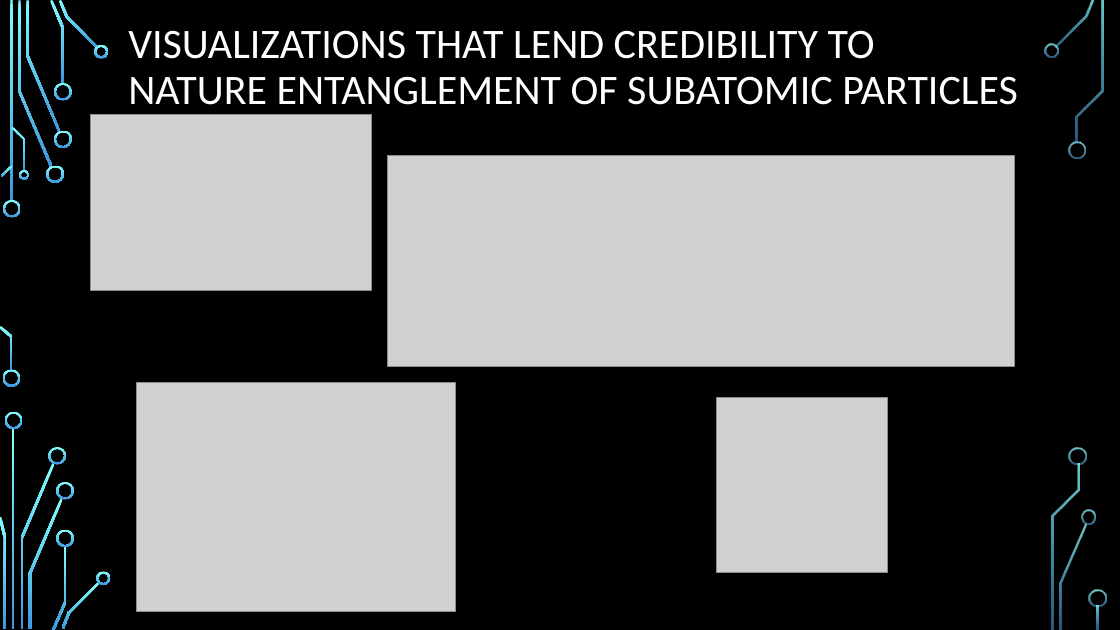
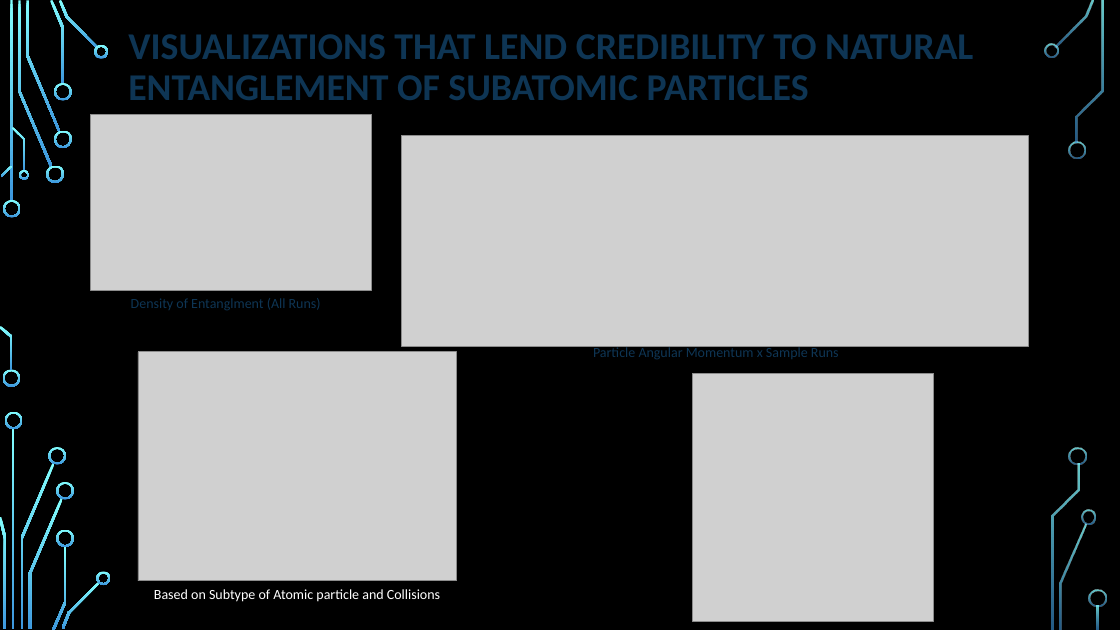
Before and after one commit to LambdaSchool/DS-Unit-1-Sprint-5-Data-Storytelling-Blog-Post, a slide deck: slide 2 of SubAtomic Presentation DS3_Sprint 5.pptx. Drawn at 1120x630 pixels with LibreOffice and Linux fonts; fonts in the diff are those of the drawing; grey boxes stand for pictures; background and template pictures are left out. Boxes give left, top, right and bottom in pixels: in the first picture for what was removed or moved away, otherwise in the second. Text is boxed around its words. In the diff, an @@ line names an element or a change of style, - is before the commit and + after.

Commit message:
Add files via upload
This is an updated version of the ppt deck

```diff
--- a/SubAtomic Presentation DS3_Sprint 5.pptx
+++ b/SubAtomic Presentation DS3_Sprint 5.pptx
@@ title at (128, 34, 973, 100): text changed; size 36 to 32.4 pt; text colour #FFFFFF to #0E3554; bold on @@
-VISUALIZATIONS THAT LEND CREDIBILITY TO NATURE ENTANGLEMENT OF SUBATOMIC PARTICLES
+VISUALIZATIONS THAT LEND CREDIBILITY TO NATURAL ENTANGLEMENT OF SUBATOMIC PARTICLES
@@ picture: place and size @@
-picture at (387, 155, 1014, 366)
+picture at (402, 136, 1028, 347)
@@ text added at (131, 298, 321, 310), 12 pt, text #0E3554 @@
+Density of Entanglment (All Runs)
@@ picture: place and size @@
-picture at (137, 383, 455, 613)
+picture at (138, 352, 456, 581)
@@ text added at (593, 345, 839, 359), 12 pt, text #0E3554 @@
+Particle Angular Momentum x Sample Runs
@@ picture: place and size @@
-picture at (717, 397, 887, 573)
+picture at (692, 373, 933, 622)
@@ text added at (154, 589, 440, 602), 12 pt, text #FFFFFF @@
+Based on Subtype of Atomic particle and Collisions
```
Also in this commit, not shown: 2 other slides changed.
